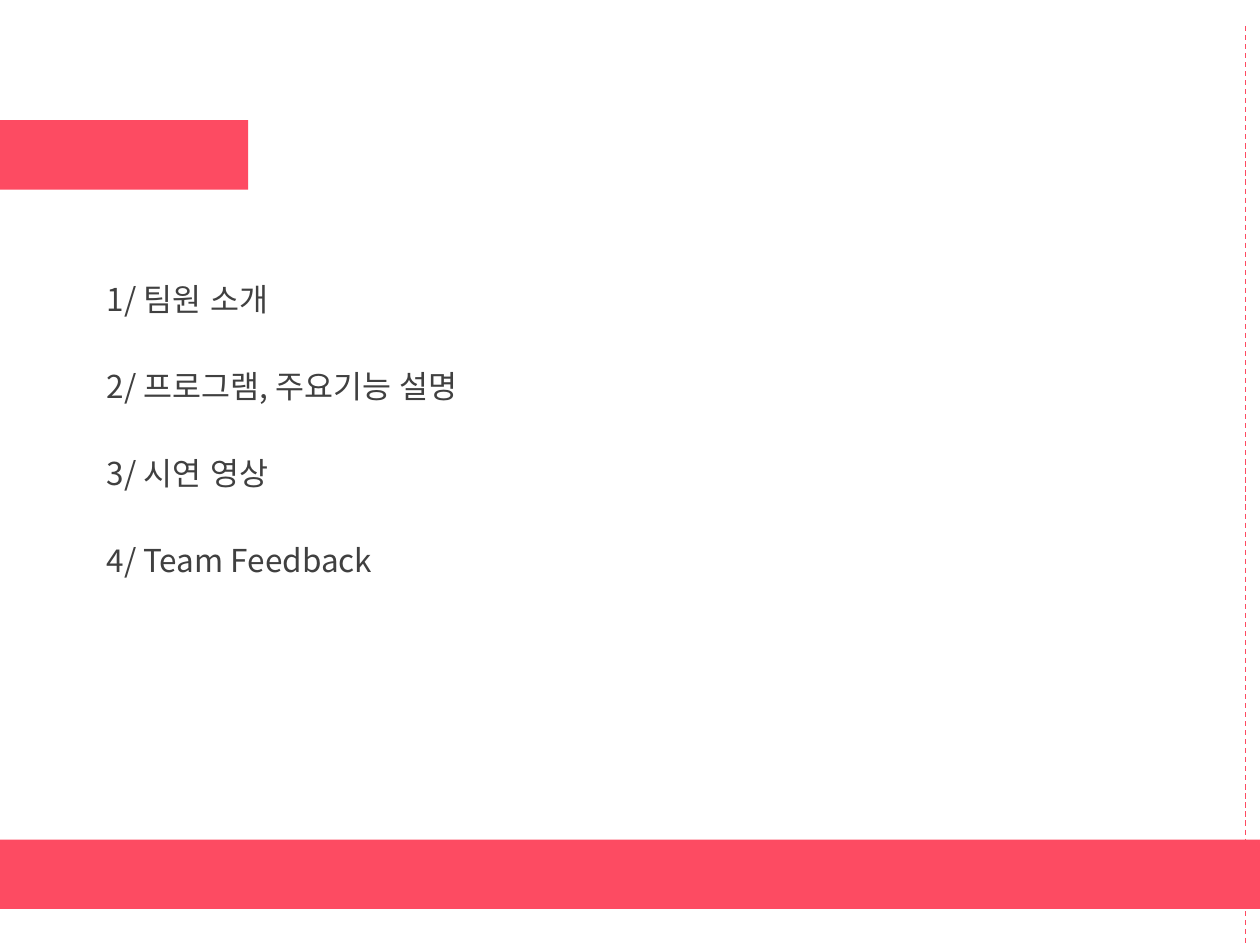
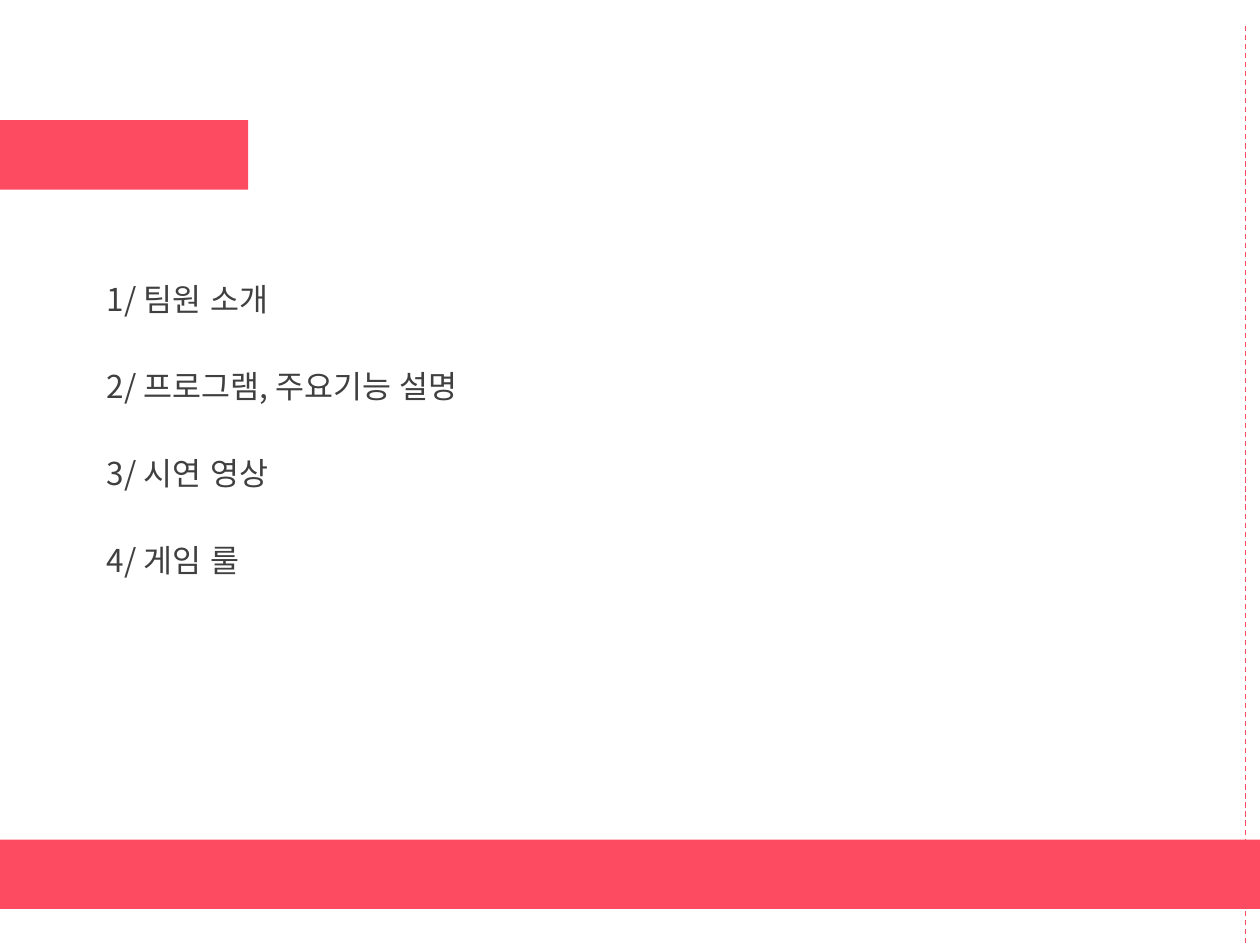
Before and after one commit to JoDongHyuen/KNUCS-20202-Team1, a slide deck: slide 2 of 발표자료/시스템프로그래밍_팀프로젝트_1조.pptx. Drawn at 1260x945 pixels with LibreOffice and Linux fonts; fonts in the diff are those of the drawing. Boxes give left, top, right and bottom in pixels: in the first picture for what was removed or moved away, otherwise in the second. Text is boxed around its words. In the diff, an @@ line names an element or a change of style, - is before the commit and + after.

```diff
--- a/발표자료/시스템프로그래밍_팀프로젝트_1조.pptx
+++ b/발표자료/시스템프로그래밍_팀프로젝트_1조.pptx
@@ text at (107,546,239,578): text changed @@
-4/ Team Feedback
+4/ 게임 룰
```
Also in this commit, not shown: 1 other slide changed, 2 slides added.
